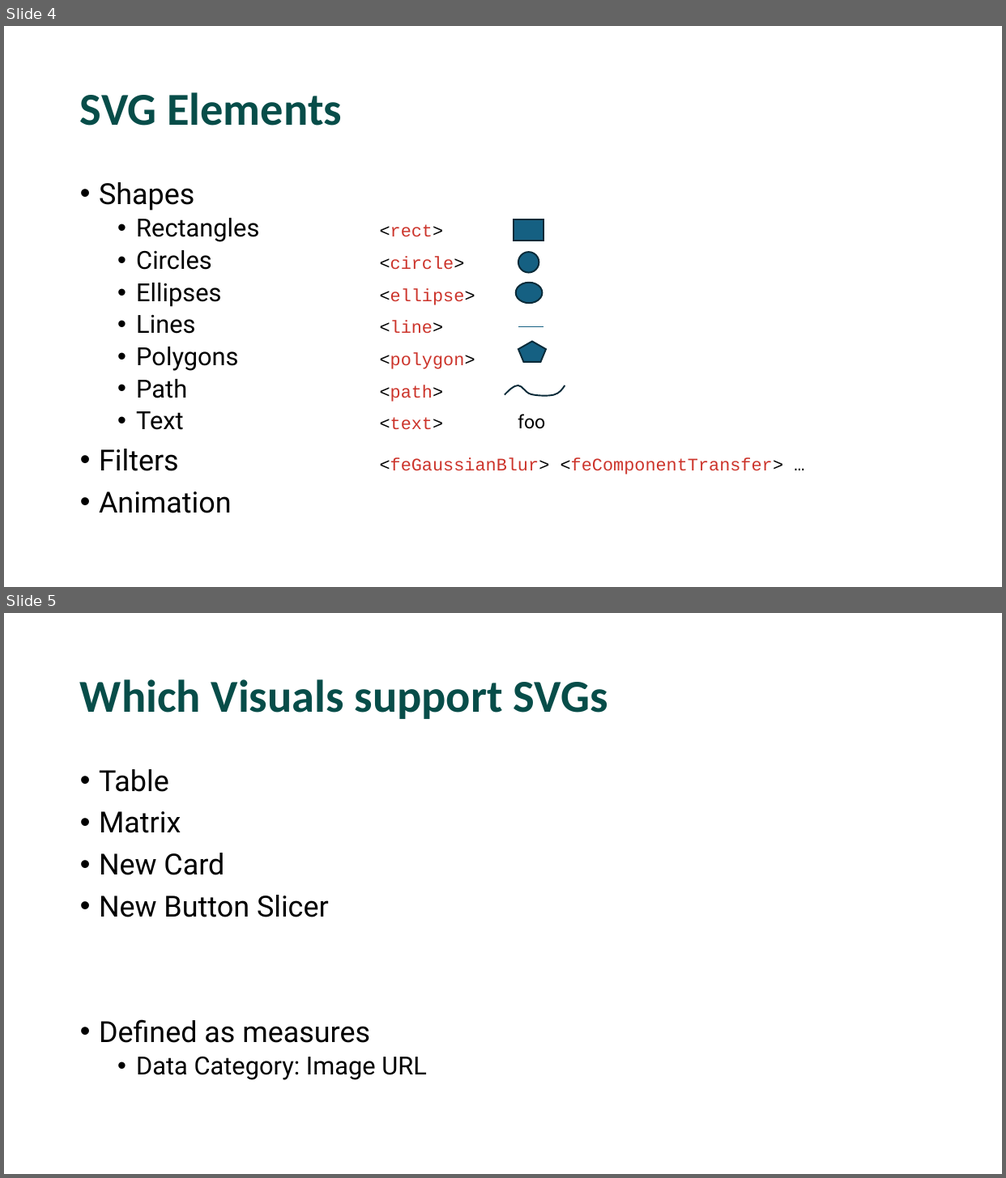
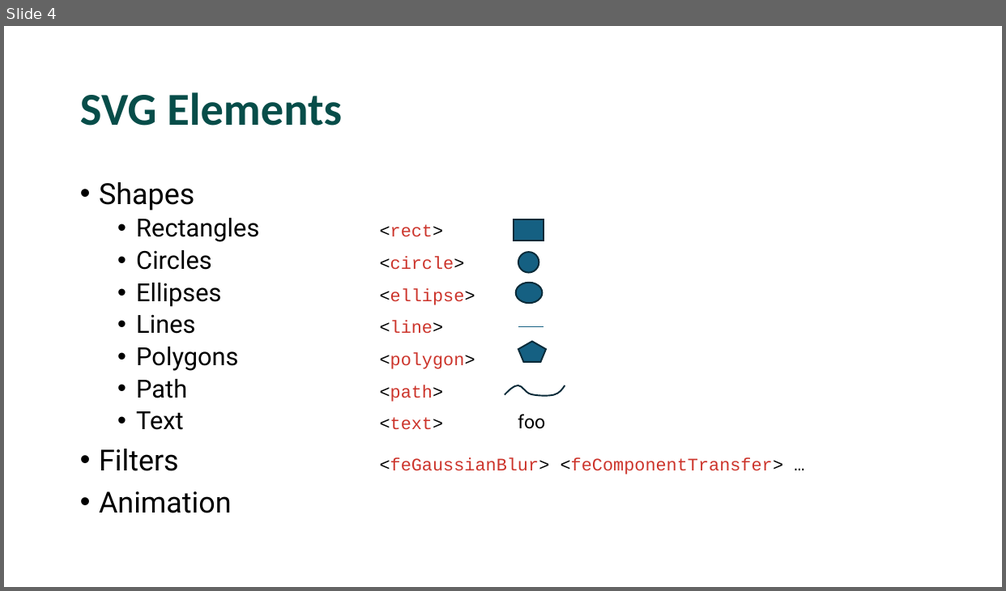
Before and after one commit to EvaluationContext/evaluationcontext.github.io, a slide deck: Resources/presentations/25-11-Devon/SVGs.pptx. Shown one above the other, each under a label of ours: slides 4 and 5 before the commit, slide 4 after it. The pictures are 1006x1178 and 1006x591 pixels, drawn with LibreOffice and Linux fonts; fonts in the diff are those of the drawing. Boxes give left, top, right and bottom in pixels: in the first picture for what was removed or moved away, otherwise in the second. Text is boxed around its words. In the diff, an @@ line names an element or a change of style, - is before the commit and + after.

```diff
--- a/Resources/presentations/25-11-Devon/SVGs.pptx
+++ b/Resources/presentations/25-11-Devon/SVGs.pptx
@@ slide 5 removed at <box>4,613,1002,1174</box>, background #FFFFFF @@
@@ title removed at <box>80,679,608,719</box> @@
-Which Visuals support SVGs
@@ text removed at <box>99,769,427,1080</box> @@
-• Table
-• Matrix
-• New Card
-• New Button Slicer
-• Defined as measures
-  • Data Category: Image URL
```
Also in this commit, not shown: 1 slide changed, 20 other slides removed, 32 other files.
